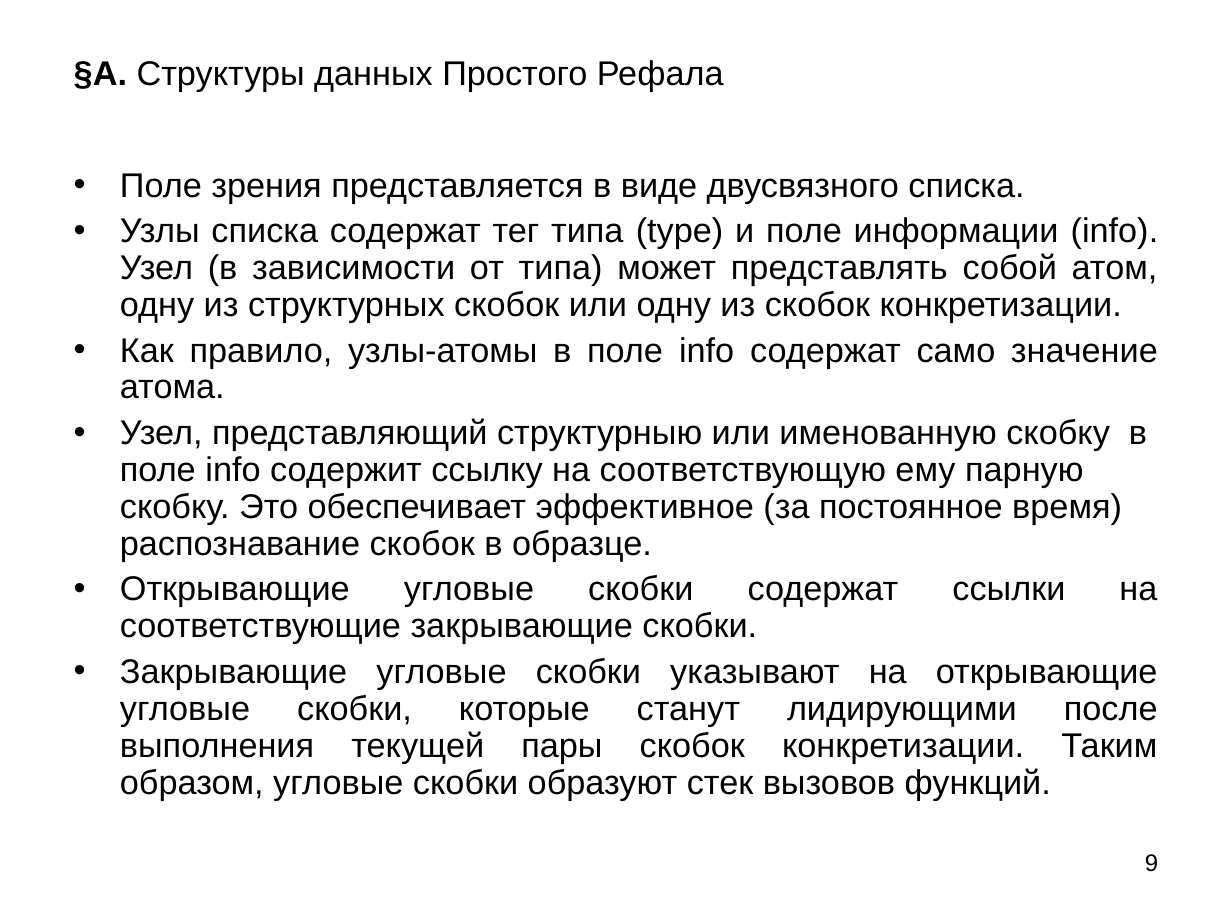
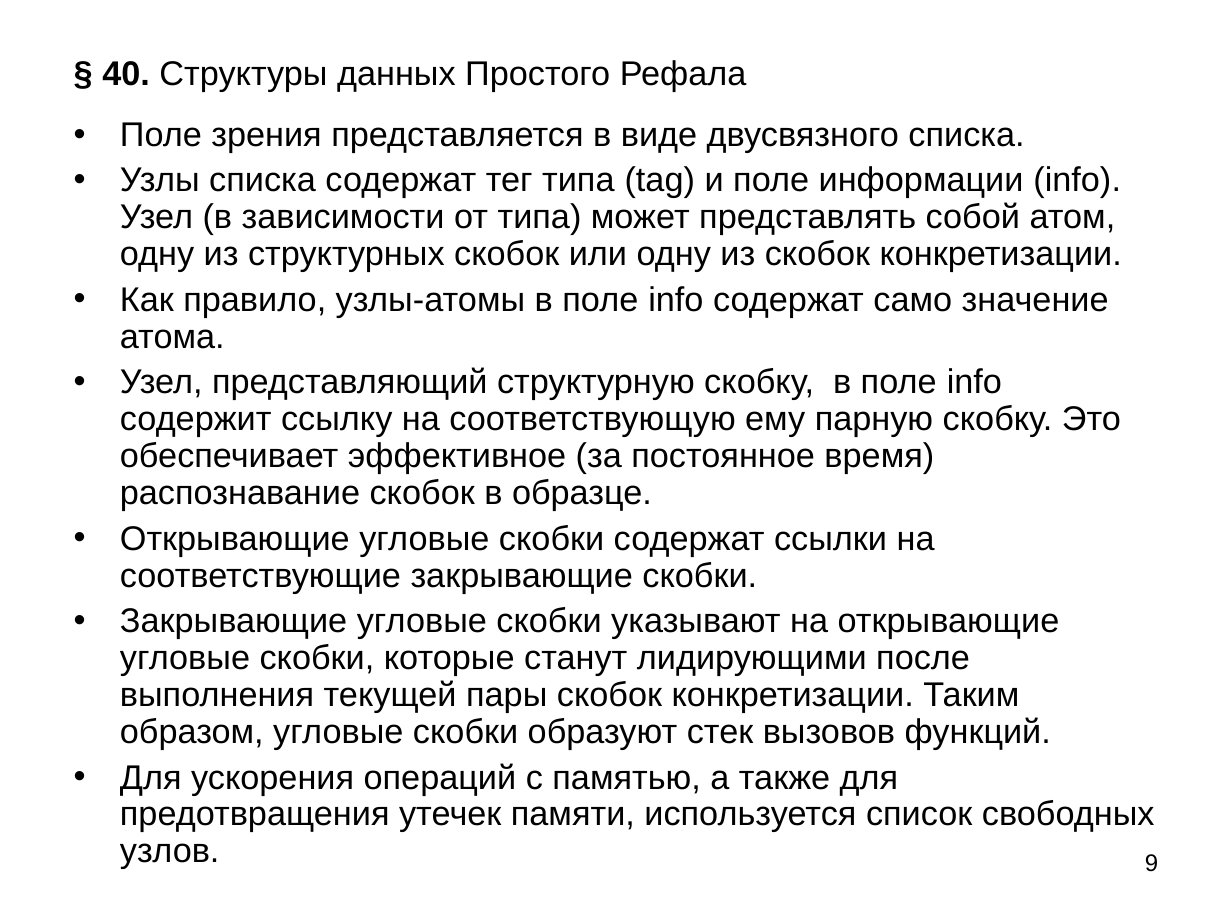
Before and after one commit to bmstu-iu9/refal-5-lambda, a slide deck: slide 9 of doc/Компилятор Простого Рефала.ppt. Drawn at 1232x924 pixels with LibreOffice and Linux fonts; fonts in the diff are those of the drawing. Boxes give left, top, right and bottom in pixels: in the first picture for what was removed or moved away, otherwise in the second. Text is boxed around its words. In the diff, an @@ line names an element or a change of style, - is before the commit and + after.

```diff
--- a/doc/Компилятор Простого Рефала.ppt
+++ b/doc/Компилятор Простого Рефала.ppt
@@ title at (x1=102, y1=60, x2=747, y2=91): text changed @@
-§А. Структуры данных Простого Рефала
+§ 40. Структуры данных Простого Рефала
@@ text "Поле зрения представляется в виде ..." moved from (x1=120, y1=173, x2=1159, y2=800) to (x1=120, y1=122, x2=1155, y2=869) @@
@@ text "Поле зрения представляется в виде ..." at (x1=120, y1=122, x2=1155, y2=869): vertical alignment top to middle @@
@@ text at (x1=120, y1=122, x2=1109, y2=750): alignment justified to left @@
@@ text at (x1=120, y1=166, x2=1122, y2=272): text changed @@
-• Узлы списка содержат тег типа (type) и поле информации (info). Узел (в зависимости от типа) может представлять собой атом, одну из структурных скобок или одну из скобок конкретизации.
+• Узлы списка содержат тег типа (tag) и поле информации (info). Узел (в зависимости от типа) может представлять собой атом, одну из структурных скобок или одну из скобок конкретизации.
@@ text at (x1=120, y1=367, x2=1121, y2=511): text changed @@
-• Узел, представляющий структурныю или именованную скобку в поле info содержит ссылку на соответствующую ему парную скобку. Это обеспечивает эффективное (за постоянное время) распознавание скобок в образце.
+• Узел, представляющий структурную скобку, в поле info содержит ссылку на соответствующую ему парную скобку. Это обеспечивает эффективное (за постоянное время) распознавание скобок в образце.
@@ text at (x1=120, y1=763, x2=1155, y2=869): paragraph added @@
+• Для ускорения операций с памятью, а также для предотвращения утечек памяти, используется список свободных узлов.
```
Also in this commit, not shown: 13 other slides changed, 16 slides added, 4 slides removed, 3 other files.
